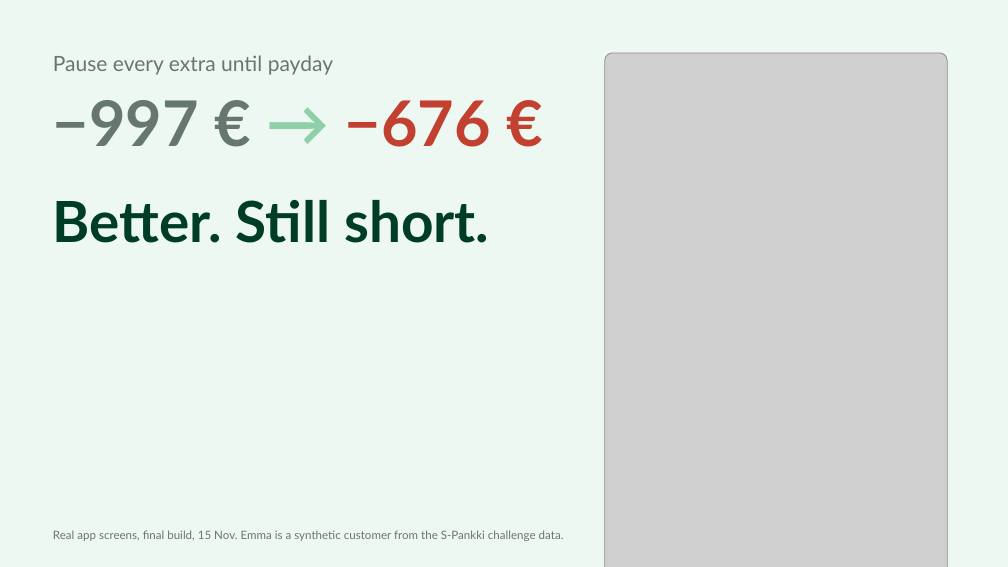
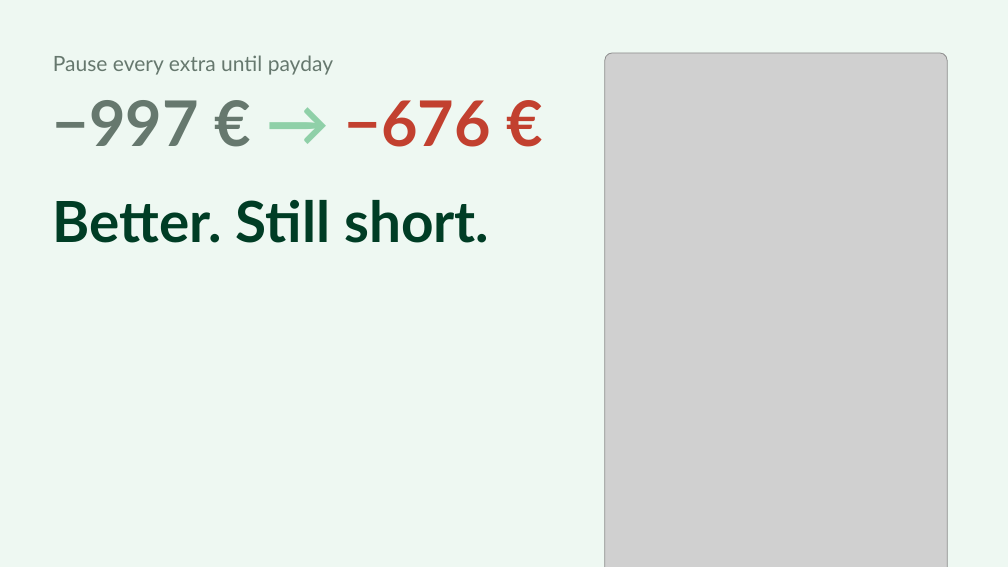
Before and after one commit to Asmoww/junction-s-pankki, a slide deck: slide 5 of docs/slides/S-Pankki-editorial.pptx. Drawn at 1008x567 pixels with LibreOffice and Linux fonts; fonts in the diff are those of the drawing; grey boxes stand for pictures. Boxes give left, top, right and bottom in pixels: in the first picture for what was removed or moved away, otherwise in the second. Text is boxed around its words. In the diff, an @@ line names an element or a change of style, - is before the commit and + after.

```diff
--- a/docs/slides/S-Pankki-editorial.pptx
+++ b/docs/slides/S-Pankki-editorial.pptx
@@ text removed at (53,530,564,541) @@
-Real app screens, final build, 15 Nov. Emma is a synthetic customer from the S-Pankki challenge data.
```
Also in this commit, not shown: 8 other slides changed, 4 other files.
